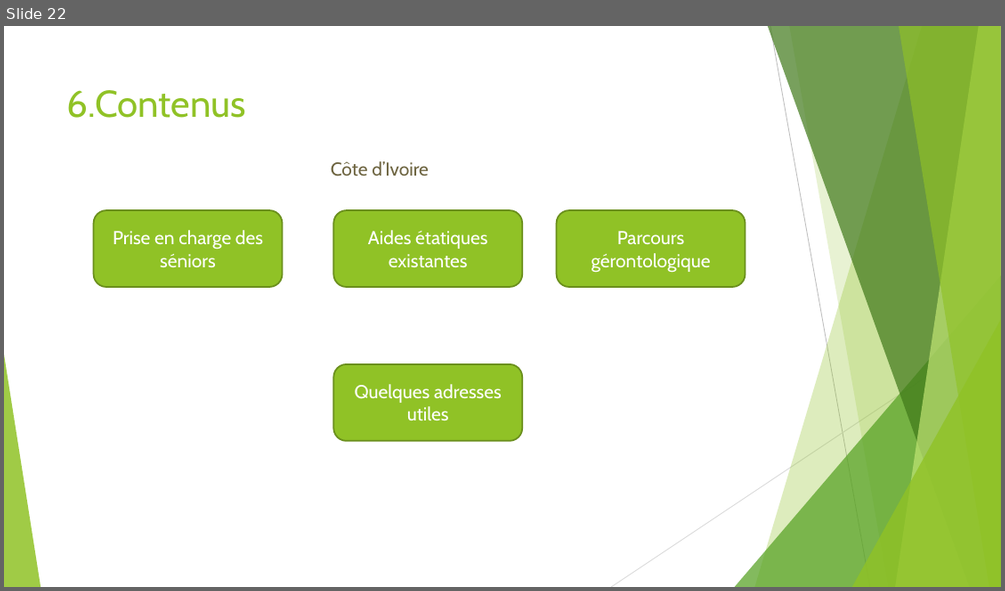
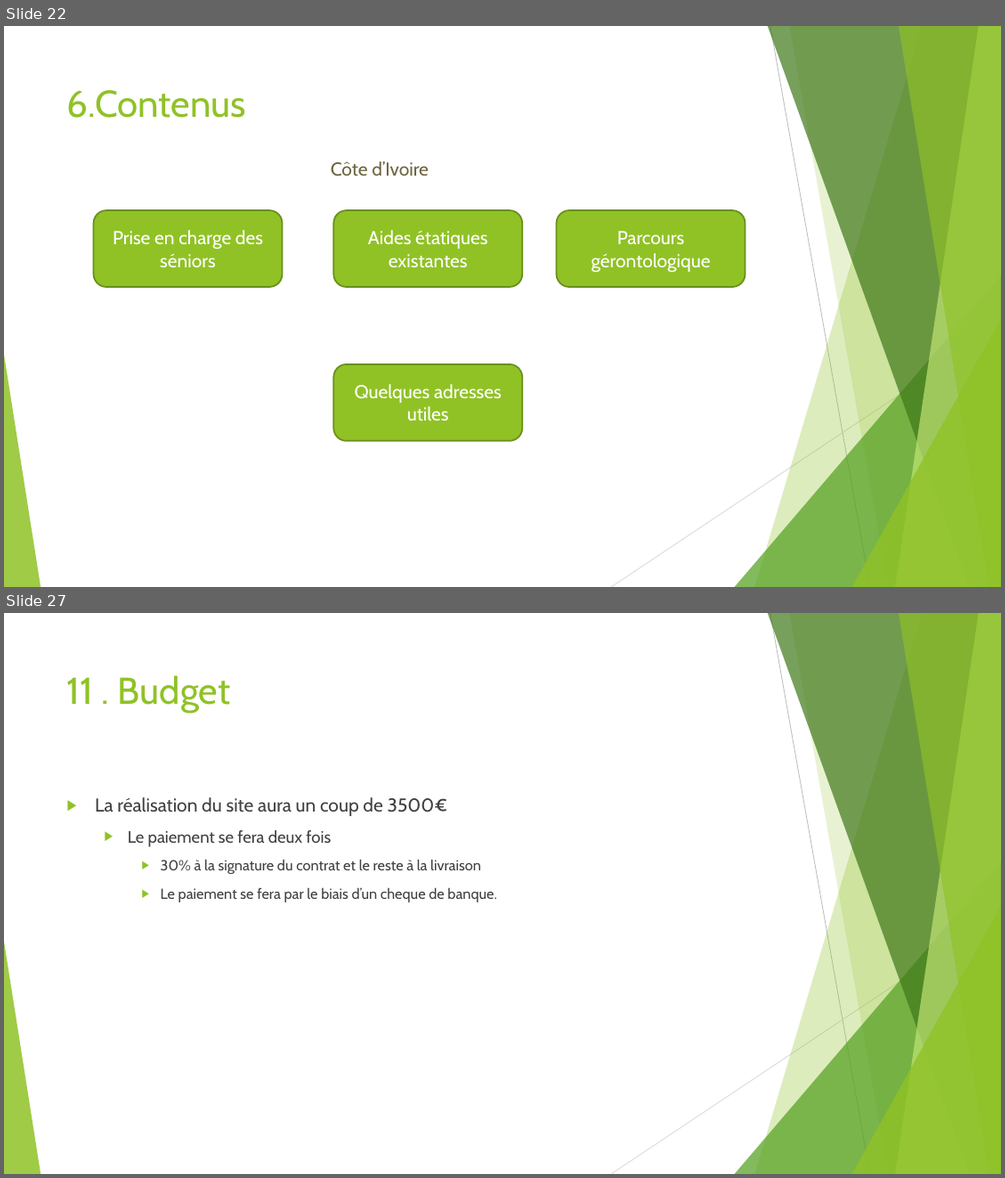
Before and after one commit to Michael-Serva/maison_philo_v2, a slide deck: doc/cahier_des_charges_maisonphilo_version Nina (2).pptx. Shown one above the other, each under a label of ours: slide 22 before the commit, slides 22 and 27 after it; the slides between them are not shown. The pictures are 1005x591 and 1005x1178 pixels, drawn with LibreOffice and Linux fonts; fonts in the diff are those of the drawing. Boxes give left, top, right and bottom in pixels: in the first picture for what was removed or moved away, otherwise in the second. Text is boxed around its words. In the diff, an @@ line names an element or a change of style, - is before the commit and + after.

```diff
--- a/doc/cahier_des_charges_maisonphilo_version Nina (2).pptx
+++ b/doc/cahier_des_charges_maisonphilo_version Nina (2).pptx
@@ slide 27 added at [4, 613, 1001, 1174], background #FFFFFF; not listed: 10 template elements that a slide beside it also shows @@
@@ title added at [67, 675, 231, 713], 36 pt, text #90C226 @@
+11 . Budget
@@ text added at [95, 797, 496, 902], 14 pt, text #404040 @@
+▶ La réalisation du site aura un coup de 3500€
+  ▶ Le paiement se fera deux fois
+    ▶ 30% à la signature du contrat et le reste à la livraison
+    ▶ Le paiement se fera par le biais d’un cheque de banque.
```
Also in this commit, not shown: 5 slides changed, 6 other slides added, 2 slides removed, 2 other files.
